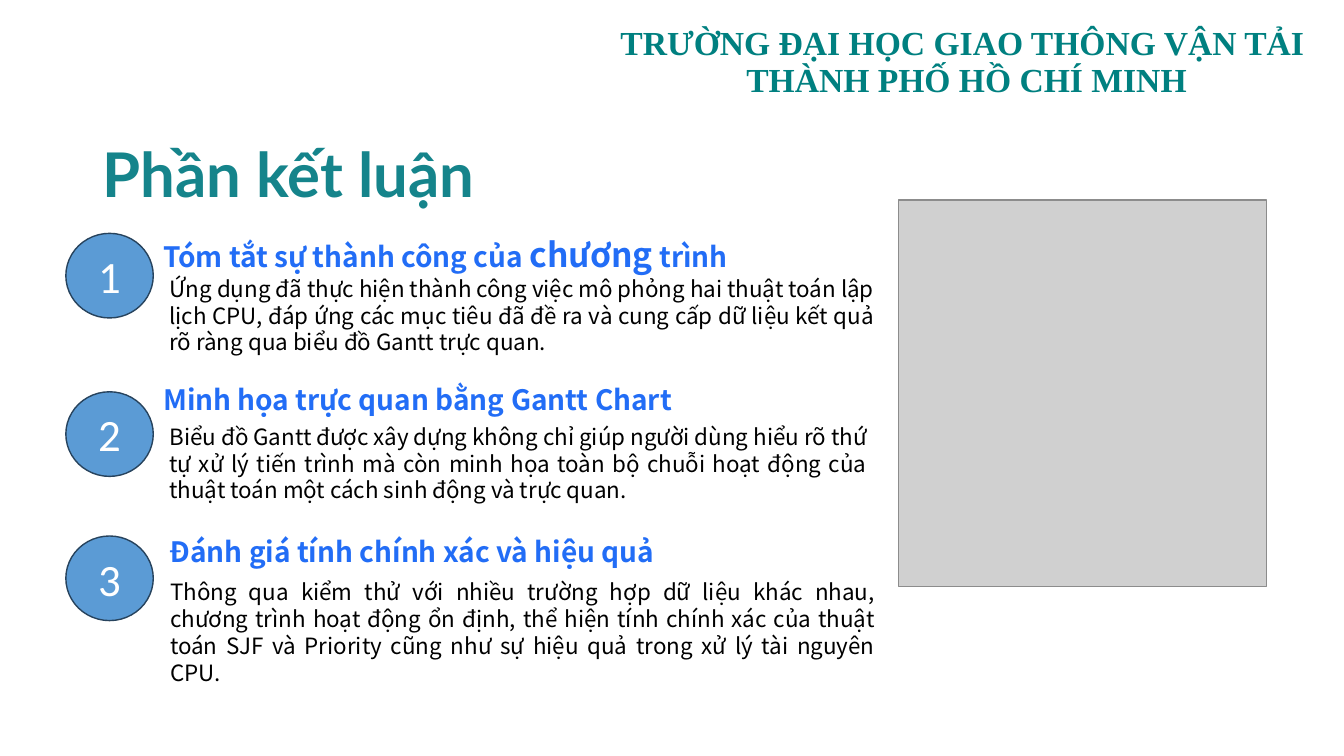
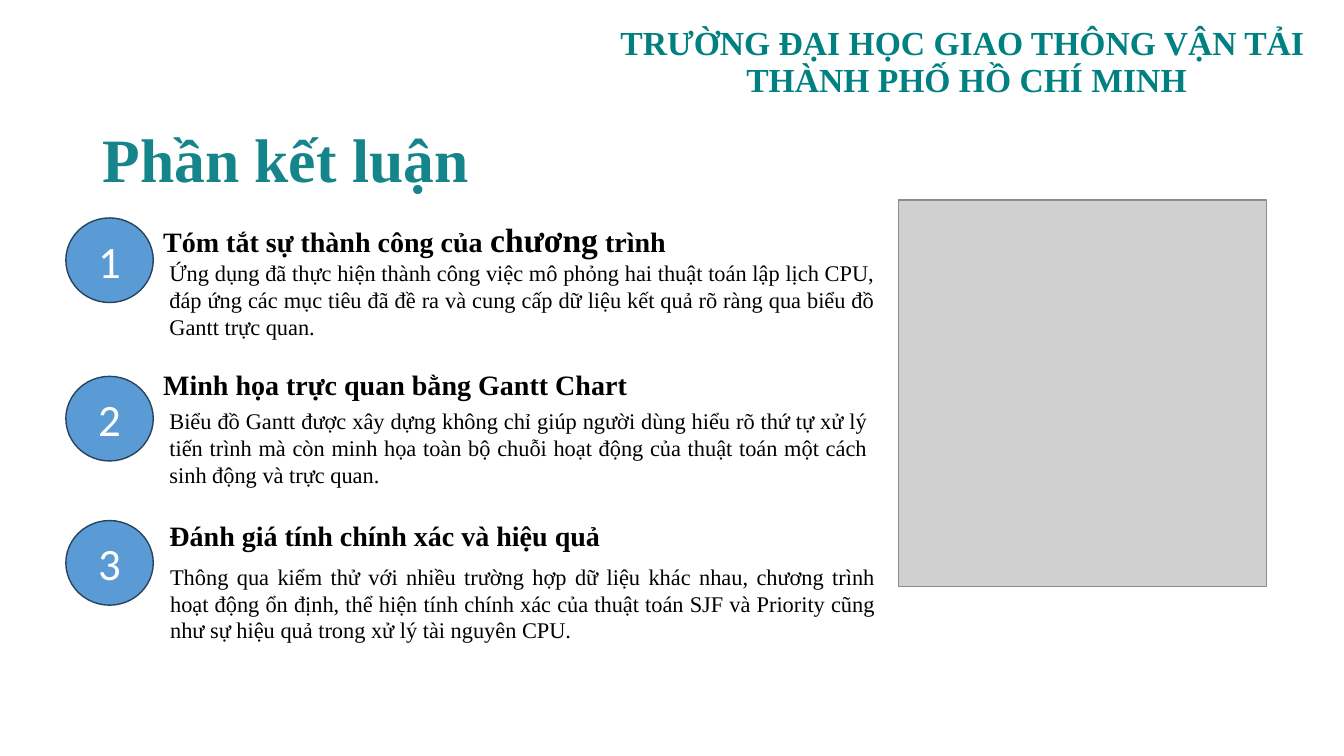
Before and after one commit to tkimngan040/OS_Group08_OS_SCH_04, a slide deck: slide 19 of PPTX/OS_SCH_04_GROUP08.pptx (slide 20 before the commit). Drawn at 1344x756 pixels with LibreOffice and Linux fonts; fonts in the diff are those of the drawing; grey boxes stand for pictures; background and template pictures are left out. Boxes give left, top, right and bottom in pixels: in the first picture for what was removed or moved away, otherwise in the second. Text is boxed around its words. In the diff, an @@ line names an element or a change of style, - is before the commit and + after.

```diff
--- a/PPTX/OS_SCH_04_GROUP08.pptx
+++ b/PPTX/OS_SCH_04_GROUP08.pptx
@@ title "Phần kết luận" at (102,137,468,193): font Lato to Times New Roman @@
@@ font Noto Sans CJK SC to Times New Roman, text colour #226DF6 to #000000 in 3 elements at (163,228,666,258), (169,526,600,552), (163,374,627,400) @@
@@ 6 texts, 3 ellipses, 1 title: place and size @@
-6 texts, 3 ellipses, 1 title at (66,147,875,659)
+6 texts, 3 ellipses, 1 title at (66,137,874,643)
@@ font Noto Sans CJK SC to Times New Roman in 3 elements at (169,264,874,340), (169,412,867,488), (170,568,874,643) @@
```
Also in this commit, not shown: 17 other slides changed, 1 slide removed, 2 other files.
